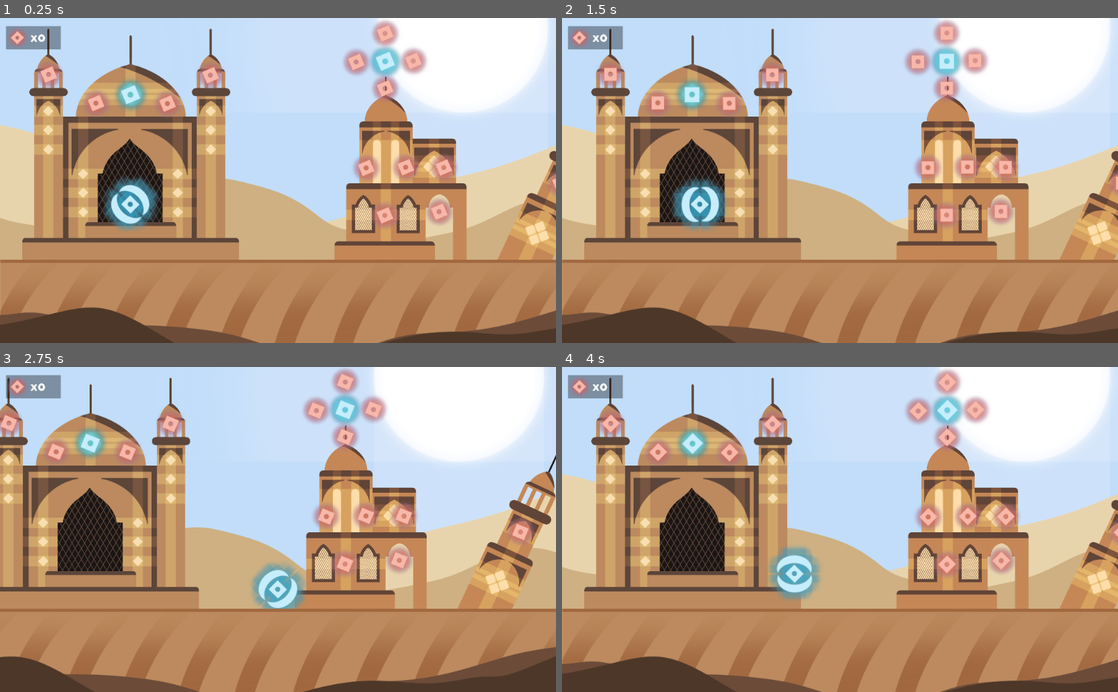
Above: before the commit, frames 1-4 (two rows, left to right).
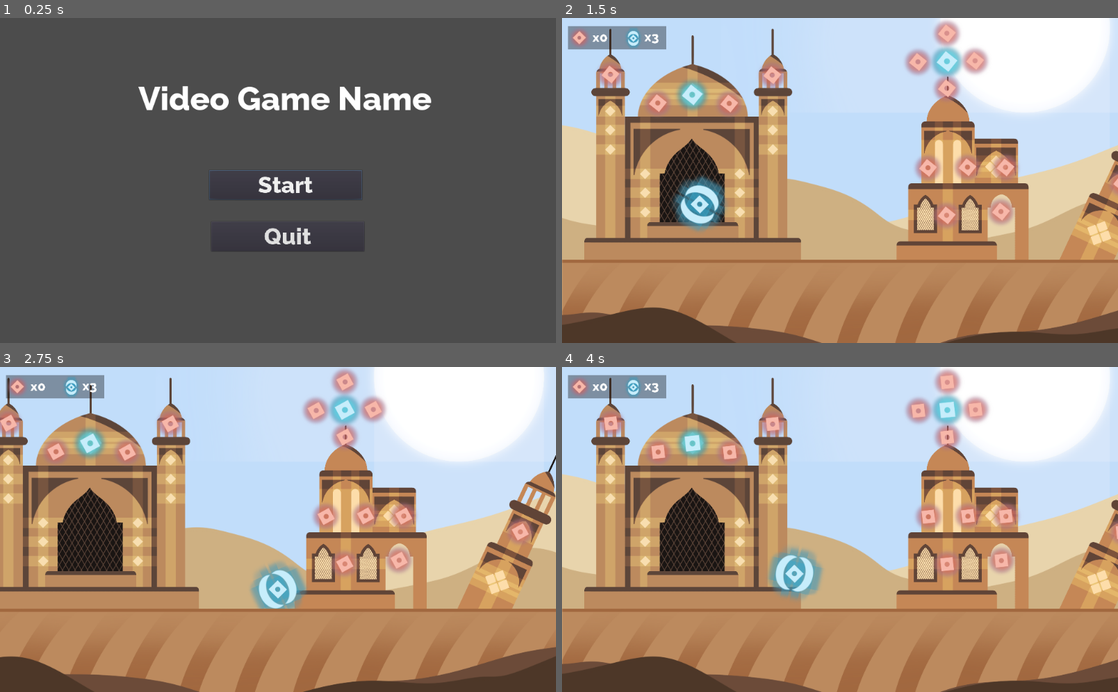
Above: after the commit, the same moments.

Repository: Craiky/csproject
Game: Godot game, scene res://Main Menu.tscn
The game is run twice, just before and just after one commit, with the same random seed, the same clock (stepped at 60 frames per second) and the same inputs. Before the commit the project starts from res://MainScene.tscn.
Inputs (mouse positions are in pixels of both pictures, inside the frame that each line leads up to):
- Up to frame 1 (0.25 s): no input
- Up to frame 2 (1.5 s): click (845, 183) at 0.5 s, where only the run after the commit has a clickable "Start"; hold Right (move_right) from 1.28 s (still down)
- Up to frame 3 (2.75 s): keep holding Right (move_right); tap Space (jump) at 1.52, 2.27 s
- Up to frame 4 (4 s): release Right (move_right) at 2.78 s; hold Left (move_left) 2.78-3.53 s; hold Right (move_right) from 3.53 s (still down); tap Space (jump) at 3.77 s

The runs differ from the first frame. In frame 1, 96% of the frame differs, in the area x 0-100%, y 0-100%; in frame 2, 1.5%; in frame 3, 1.5%; in frame 4, 1.5%.

Commit message:
Added UI

Diff:
--- /dev/null
+++ b/Main Menu.tscn
@@ -0,0 +1,45 @@
+[gd_scene load_steps=3 format=2]
+
+[ext_resource path="res://Ressources/new_dynamicfont.tres" type="DynamicFont" id=1]
+[ext_resource path="res://UI/Menu.gd" type="Script" id=2]
+
+[node name="Control" type="Control"]
+anchor_right = 1.0
+anchor_bottom = 1.0
+margin_left = 2.0
+margin_top = -2.0
+margin_right = 2.0
+margin_bottom = -2.0
+script = ExtResource( 2 )
+
+[node name="Label" type="Label" parent="."]
+margin_left = 253.0
+margin_top = 115.0
+margin_right = 793.0
+margin_bottom = 187.0
+custom_fonts/font = ExtResource( 1 )
+text = "Video Game Name"
+align = 1
+
+[node name="Button2" type="Button" parent="."]
+margin_left = 383.0
+margin_top = 283.0
+margin_right = 786.0
+margin_bottom = 361.0
+rect_scale = Vector2( 0.7, 0.7 )
+focus_neighbour_top = NodePath("../Button")
+custom_fonts/font = ExtResource( 1 )
+text = "Start"
+
+[node name="Button" type="Button" parent="."]
+margin_left = 387.0
+margin_top = 378.0
+margin_right = 790.0
+margin_bottom = 456.0
+rect_scale = Vector2( 0.7, 0.7 )
+focus_neighbour_bottom = NodePath("../Button2")
+custom_fonts/font = ExtResource( 1 )
+text = "Quit"
+
+[connection signal="pressed" from="Button2" to="." method="_on_Button2_pressed"]
+[connection signal="pressed" from="Button" to="." method="_on_Button_pressed"]
--- a/MainScene.tscn
+++ b/MainScene.tscn
@@ -125,7 +125,7 @@
 scale = Vector2( 0.755, 0.755 )
 
 [node name="End_Temple" parent="Back Terrain" instance=ExtResource( 18 )]
-position = Vector2( 14135, -776 )
+position = Vector2( 14129, -777 )
 scale = Vector2( 0.649411, 0.649411 )
 
 [node name="Player" parent="." instance=ExtResource( 1 )]
--- /dev/null
+++ b/Scripts/End.gd
@@ -0,0 +1,21 @@
+extends StaticBody2D
+
+
+# Declare member variables here. Examples:
+# var a = 2
+# var b = "text"
+
+
+# Called when the node enters the scene tree for the first time.
+func _ready():
+	pass # Replace with function body.
+
+
+# Called every frame. 'delta' is the elapsed time since the previous frame.
+#func _process(delta):
+#	pass
+
+
+func _on_Area2D_body_entered(body):
+	if body.name == "Player":
+		get_tree().change_scene("res://UI/Win.tscn")
--- a/Scripts/Enemy.gd
+++ b/Scripts/Enemy.gd
@@ -6,6 +6,8 @@
 var velocity = Vector2()
 export var dir = -1 #  -1 = left, 1 = right, 0 = no move
 export var hasG = true
+
+onready var ui = get_node("/root/MainScene/UI")
 
 func _ready():
 	$ray.position.x = $CollisionShape2D.shape.get_extents().x*dir
@@ -43,4 +45,11 @@
 
 func _on_damage_body_entered(body):
 	if body.name == "Player":
-		get_tree().reload_current_scene()
+		body.lives -= 1
+		body.score = 0
+		ui.set_lives_text(body.lives)
+		ui.set_score_text(body.score)
+		if body.lives == -1:
+			get_tree().change_scene("res://UI/Lose.tscn")
+		body.position.x = 601
+		body.position.y = -667
--- /dev/null
+++ b/Scripts/Lose.gd
@@ -0,0 +1,20 @@
+extends Control
+
+
+# Declare member variables here. Examples:
+# var a = 2
+# var b = "text"
+
+
+# Called when the node enters the scene tree for the first time.
+func _ready():
+	$Button.has_focus()
+
+
+# Called every frame. 'delta' is the elapsed time since the previous frame.
+#func _process(delta):
+#	pass
+
+
+func _on_Button_pressed():
+	get_tree().change_scene("res://Main Menu.tscn")
--- a/Scripts/Player.gd
+++ b/Scripts/Player.gd
@@ -14,7 +14,7 @@
 onready var ui = get_node("/root/MainScene/UI")
 
 func _process(delta):
-	$BetterPlayer.rotation_degrees += 180*delta
+	$BetterPlayer.rotation_degrees += 30*delta
 
 func _physics_process(_delta):
 	motion.y += gravity
@@ -82,7 +82,14 @@
 
 func isDead():
 	if position.y > 800:
-		get_tree().reload_current_scene()
+		lives -= 1
+		score = 0
+		ui.set_lives_text(lives)
+		ui.set_score_text(score)
+		if lives == -1:
+			get_tree().change_scene("res://UI/Lose.tscn")
+		position.x = 601
+		position.y = -667
 
 func collect_coin(value):
 	score += value
--- a/Scripts/UIController.gd
+++ b/Scripts/UIController.gd
@@ -2,6 +2,7 @@
 
 onready var player = get_node("/root/MainScene/Player")
 onready var scoreText = get_node("ScoreText")
+onready var livesText = get_node("ScoreText2")
 
 func _process(_delta):
 	rect_position.y = -1500
@@ -15,6 +16,10 @@
 
 func _ready ():
 	scoreText.text = "x0"
+	livesText.text = "x3"
 
 func set_score_text (score):
 	scoreText.text = "x"+str(score)
+
+func set_lives_text (lives):
+	livesText.text = "x"+str(lives)
--- /dev/null
+++ b/Scripts/win.gd
@@ -0,0 +1,19 @@
+extends Control
+
+
+# Declare member variables here. Examples:
+# var a = 2
+# var b = "text"
+
+# Called when the node enters the scene tree for the first time.
+func _ready():
+	$Button.has_focus()
+
+
+# Called every frame. 'delta' is the elapsed time since the previous frame.
+#func _process(delta):
+#	pass
+
+
+func _on_Button_pressed():
+	get_tree().change_scene("res://Main Menu.tscn")
--- a/Terrain/End_Temple.tscn
+++ b/Terrain/End_Temple.tscn
@@ -1,6 +1,7 @@
-[gd_scene load_steps=6 format=2]
+[gd_scene load_steps=8 format=2]
 
 [ext_resource path="res://Ressources/Sprites/End_Temple.png" type="Texture" id=1]
+[ext_resource path="res://Scripts/End.gd" type="Script" id=2]
 
 [sub_resource type="RectangleShape2D" id=3]
 extents = Vector2( 482, 22.5 )
@@ -14,11 +15,15 @@
 [sub_resource type="RectangleShape2D" id=6]
 extents = Vector2( 96.5, 10.5 )
 
+[sub_resource type="RectangleShape2D" id=7]
+extents = Vector2( 76.25, 136 )
+
 [node name="End_Temple" type="StaticBody2D"]
 collision_mask = 0
+script = ExtResource( 2 )
 
 [node name="EndTemple" type="Sprite" parent="."]
-position = Vector2( 143, -114 )
+position = Vector2( 142, -114 )
 texture = ExtResource( 1 )
 
 [node name="CollisionShape2D3" type="CollisionShape2D" parent="."]
@@ -38,3 +43,11 @@
 position = Vector2( -435.5, -608.5 )
 shape = SubResource( 6 )
 one_way_collision = true
+
+[node name="Area2D" type="Area2D" parent="."]
+
+[node name="CollisionShape2D" type="CollisionShape2D" parent="Area2D"]
+position = Vector2( 551.75, 466 )
+shape = SubResource( 7 )
+
+[connection signal="body_entered" from="Area2D" to="." method="_on_Area2D_body_entered"]
--- /dev/null
+++ b/UI/Lose.tscn
@@ -0,0 +1,28 @@
+[gd_scene load_steps=3 format=2]
+
+[ext_resource path="res://Scripts/Lose.gd" type="Script" id=1]
+[ext_resource path="res://Ressources/new_dynamicfont.tres" type="DynamicFont" id=2]
+
+[node name="Lose" type="Control"]
+anchor_right = 1.0
+anchor_bottom = 1.0
+script = ExtResource( 1 )
+
+[node name="LOSE" type="Label" parent="."]
+margin_left = 373.0
+margin_top = 158.0
+margin_right = 628.0
+margin_bottom = 230.0
+custom_fonts/font = ExtResource( 2 )
+text = "You Lost"
+
+[node name="Button" type="Button" parent="."]
+margin_left = 387.0
+margin_top = 323.0
+margin_right = 715.0
+margin_bottom = 425.0
+rect_scale = Vector2( 0.7, 0.7 )
+custom_fonts/font = ExtResource( 2 )
+text = "Next"
+
+[connection signal="pressed" from="Button" to="." method="_on_Button_pressed"]
--- /dev/null
+++ b/UI/Menu.gd
@@ -0,0 +1,26 @@
+extends Control
+
+
+# Declare member variables here. Examples:
+# var a = 2
+# var b = "text"
+
+
+# Called when the node enters the scene tree for the first time.
+func _ready():
+	$Button2.grab_focus()
+
+
+# Called every frame. 'delta' is the elapsed time since the previous frame.
+#func _process(delta):
+#	pass
+
+
+func _on_Button2_pressed():
+	get_tree().change_scene("res://MainScene.tscn")
+
+
+
+
+func _on_Button_pressed():
+	get_tree().quit()
--- a/UI/UI.tscn
+++ b/UI/UI.tscn
@@ -1,8 +1,9 @@
-[gd_scene load_steps=4 format=2]
+[gd_scene load_steps=5 format=2]
 
 [ext_resource path="res://Ressources/Sprites/Coin.png" type="Texture" id=1]
 [ext_resource path="res://Ressources/new_dynamicfont.tres" type="DynamicFont" id=2]
 [ext_resource path="res://Scripts/UIController.gd" type="Script" id=3]
+[ext_resource path="res://Ressources/Sprites/Player.png" type="Texture" id=4]
 
 [node name="UI" type="Control"]
 anchor_right = 1.0
@@ -12,7 +13,7 @@
 [node name="ColorRect" type="ColorRect" parent="."]
 margin_left = 27.0
 margin_top = 38.0
-margin_right = 280.0
+margin_right = 479.0
 margin_bottom = 145.0
 color = Color( 0, 0, 0, 0.352941 )
 
@@ -27,8 +28,25 @@
 [node name="ScoreText" type="Label" parent="."]
 margin_left = 140.0
 margin_top = 53.0
-margin_right = 513.0
+margin_right = 299.0
 margin_bottom = 125.0
 custom_fonts/font = ExtResource( 2 )
 text = "x##"
 valign = 1
+
+[node name="ScoreText2" type="Label" parent="."]
+margin_left = 379.0
+margin_top = 51.0
+margin_right = 538.0
+margin_bottom = 123.0
+custom_fonts/font = ExtResource( 2 )
+text = "x#"
+valign = 1
+
+[node name="TextureRect" type="TextureRect" parent="."]
+margin_left = 276.0
+margin_top = 27.0
+margin_right = 1189.0
+margin_bottom = 1106.0
+rect_scale = Vector2( 0.12, 0.12 )
+texture = ExtResource( 4 )
--- /dev/null
+++ b/UI/Win.tscn
@@ -0,0 +1,29 @@
+[gd_scene load_steps=3 format=2]
+
+[ext_resource path="res://Scripts/win.gd" type="Script" id=1]
+[ext_resource path="res://Ressources/new_dynamicfont.tres" type="DynamicFont" id=4]
+
+[node name="win" type="Control"]
+anchor_right = 1.0
+anchor_bottom = 1.0
+rect_pivot_offset = Vector2( -63, -228 )
+script = ExtResource( 1 )
+
+[node name="WIN" type="Label" parent="."]
+margin_left = 371.0
+margin_top = 143.0
+margin_right = 626.0
+margin_bottom = 215.0
+custom_fonts/font = ExtResource( 4 )
+text = "You Win"
+
+[node name="Button" type="Button" parent="."]
+margin_left = 381.0
+margin_top = 322.0
+margin_right = 709.0
+margin_bottom = 424.0
+rect_scale = Vector2( 0.7, 0.7 )
+custom_fonts/font = ExtResource( 4 )
+text = "Next"
+
+[connection signal="pressed" from="Button" to="." method="_on_Button_pressed"]
--- a/project.godot
+++ b/project.godot
@@ -11,7 +11,7 @@
 [application]
 
 config/name="csproject"
-run/main_scene="res://MainScene.tscn"
+run/main_scene="res://Main Menu.tscn"
 config/icon="res://icon.png"
 
 [input]
Binary file added: .apple-touch-icon.png
Binary file added: .icon.png
Binary file added: test.apple-touch-icon.png
Not shown, added: test.apple-touch-icon.png.import
Binary file added: test.icon.png
Not shown, added: test.icon.png.import
Binary file added: test.png
Not shown, added: test.png.import
Not shown, added: .audio.worklet.js
Not shown, added: .pck
Not shown, added: .png
Not shown, added: .wasm
(and 4 more such lines)
